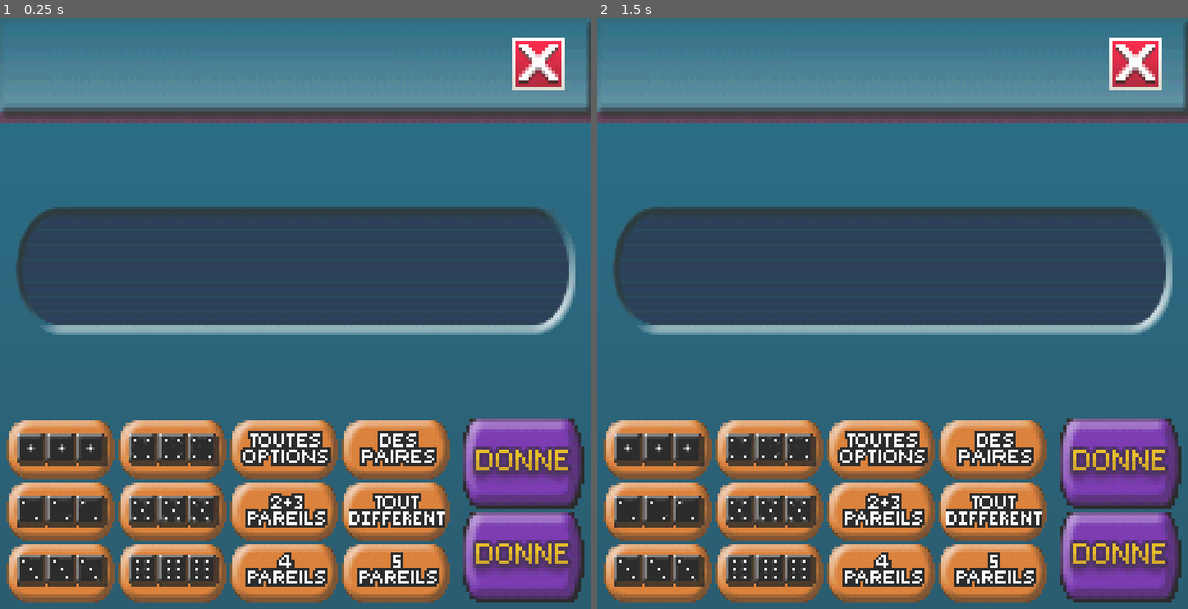
Above: before the commit, frames 1-2 (left to right).
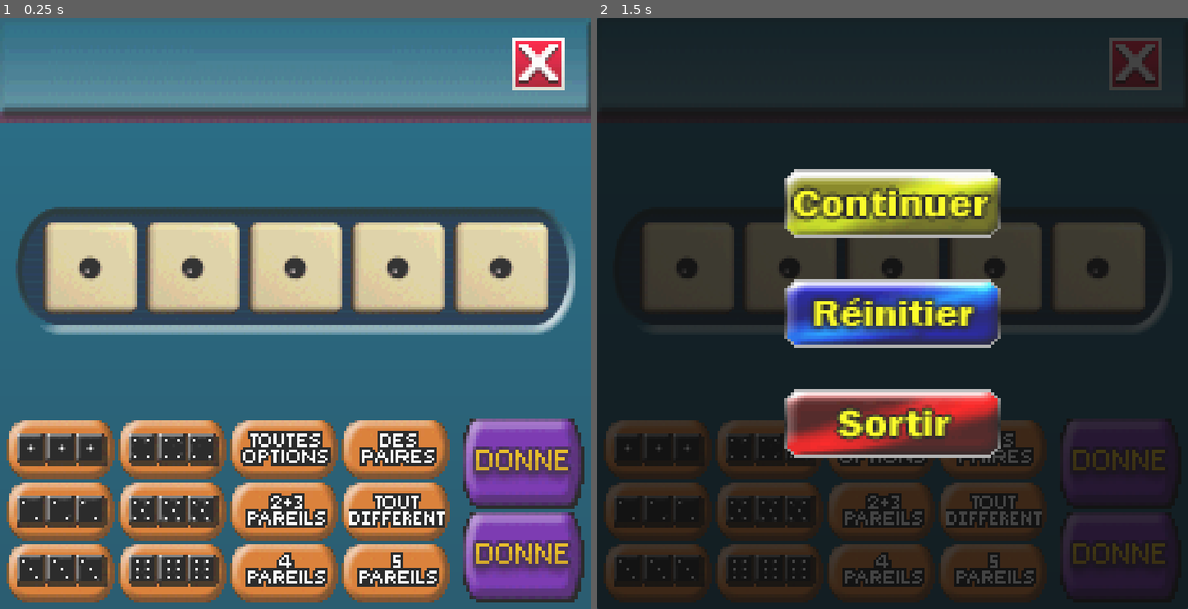
Above: after the commit, the same moments.

Repository: djalexkidd/yams
Game: Godot game, scene res://scenes/game.tscn
Same seed, same stepped clock (60 frames per second), same inputs: the game is played once before the commit and once after it.
Inputs (mouse positions are in pixels of both pictures, inside the frame that each line leads up to):
- Up to frame 1 (0.25 s): no input
- Up to frame 2 (1.5 s): click (1122, 461) at 0.52 s; click (1134, 65) at 1.27 s

The runs differ from the first frame. In frame 1, 12% of the frame differs, in the area x 7-93%, y 34-51%; in frame 2, 100%, in the area x 0-100%, y 0-100%.

Commit message:
Pause menu

Diff:
--- /dev/null
+++ b/scenes/dice.tscn
@@ -0,0 +1,24 @@
+[gd_scene load_steps=6 format=3 uid="uid://dugvx6vlrxnb0"]
+
+[ext_resource type="Texture2D" uid="uid://yrxoe3qparpt" path="res://assets/dice/1.png" id="1_4cdc1"]
+[ext_resource type="Texture2D" uid="uid://b7oqogprpfsw0" path="res://assets/dice/selected.png" id="2_g27km"]
+[ext_resource type="Script" path="res://scripts/dice.gd" id="3_r5e82"]
+[ext_resource type="AudioStream" uid="uid://5hybidok4vy8" path="res://assets/sounds/unhold.ogg" id="4_72ci8"]
+[ext_resource type="AudioStream" uid="uid://cqtssgedenequ" path="res://assets/sounds/hold.ogg" id="5_l4dyo"]
+
+[node name="Dice" type="TextureButton"]
+offset_right = 54.0
+offset_bottom = 54.0
+toggle_mode = true
+texture_normal = ExtResource("1_4cdc1")
+texture_pressed = ExtResource("2_g27km")
+stretch_mode = 0
+script = ExtResource("3_r5e82")
+
+[node name="Select" type="AudioStreamPlayer" parent="."]
+stream = ExtResource("4_72ci8")
+
+[node name="Deselect" type="AudioStreamPlayer" parent="."]
+stream = ExtResource("5_l4dyo")
+
+[connection signal="toggled" from="." to="." method="_on_toggled"]
--- a/scenes/game.tscn
+++ b/scenes/game.tscn
@@ -1,5 +1,6 @@
-[gd_scene load_steps=19 format=3 uid="uid://b3cli8g7jlye6"]
-
+[gd_scene load_steps=26 format=3 uid="uid://b3cli8g7jlye6"]
+
+[ext_resource type="Script" path="res://scripts/game.gd" id="1_3svv7"]
 [ext_resource type="Texture2D" uid="uid://yt3h73wjw0e0" path="res://assets/buttons/1.png" id="1_ehn74"]
 [ext_resource type="Texture2D" uid="uid://ddtspvc6tme47" path="res://assets/buttons/donne.png" id="1_o8lvj"]
 [ext_resource type="Texture2D" uid="uid://cqikhi4ej1e72" path="res://assets/buttons/2.png" id="2_80lwa"]
@@ -16,6 +17,12 @@
 [ext_resource type="Texture2D" uid="uid://cxrgab8lfefnf" path="res://assets/buttons/pause.png" id="13_20xcb"]
 [ext_resource type="Texture2D" uid="uid://2my6jy8ag0sw" path="res://assets/backgrounds/taskbar.png" id="14_qoxul"]
 [ext_resource type="Texture2D" uid="uid://cvlh24fsuving" path="res://assets/backgrounds/dicebackground.png" id="16_uvxnk"]
+[ext_resource type="PackedScene" uid="uid://dugvx6vlrxnb0" path="res://scenes/dice.tscn" id="18_33sc2"]
+[ext_resource type="Texture2D" uid="uid://bub043kyrcvw1" path="res://assets/buttons/continue.png" id="19_j5gng"]
+[ext_resource type="Texture2D" uid="uid://dxysnf02s8kni" path="res://assets/buttons/restart.png" id="20_lusi5"]
+[ext_resource type="Texture2D" uid="uid://dpq5acm025uto" path="res://assets/buttons/exit.png" id="21_coixj"]
+[ext_resource type="AudioStream" uid="uid://cmlpmq5u3sesb" path="res://assets/sounds/pause.ogg" id="22_m82gr"]
+[ext_resource type="AudioStream" uid="uid://ckfduqdodj0nv" path="res://assets/sounds/unpause.ogg" id="23_5euy7"]
 
 [sub_resource type="Gradient" id="Gradient_qfab2"]
 colors = PackedColorArray(0.172549, 0.364706, 0.443137, 1, 0.172549, 0.443137, 0.541176, 1)
@@ -35,6 +42,7 @@
 anchor_bottom = 1.0
 grow_horizontal = 2
 grow_vertical = 2
+script = ExtResource("1_3svv7")
 
 [node name="Background" type="TextureRect" parent="."]
 layout_mode = 1
@@ -175,7 +183,7 @@
 grow_horizontal = 2
 texture = ExtResource("14_qoxul")
 
-[node name="TextureButton" type="TextureButton" parent="TaskBar"]
+[node name="PauseButton" type="TextureButton" parent="TaskBar"]
 layout_mode = 1
 anchors_preset = 1
 anchor_left = 1.0
@@ -188,7 +196,7 @@
 texture_normal = ExtResource("13_20xcb")
 stretch_mode = 0
 
-[node name="TextureRect" type="TextureRect" parent="."]
+[node name="Dices" type="TextureRect" parent="."]
 layout_mode = 1
 anchors_preset = 8
 anchor_left = 0.5
@@ -202,3 +210,98 @@
 grow_horizontal = 2
 grow_vertical = 2
 texture = ExtResource("16_uvxnk")
+
+[node name="HBoxContainer" type="HBoxContainer" parent="Dices"]
+layout_mode = 1
+anchors_preset = 8
+anchor_left = 0.5
+anchor_top = 0.5
+anchor_right = 0.5
+anchor_bottom = 0.5
+offset_left = -308.0
+offset_top = -56.0
+offset_right = 308.0
+offset_bottom = 56.0
+grow_horizontal = 2
+grow_vertical = 2
+theme_override_constants/separation = 10
+
+[node name="Dice1" parent="Dices/HBoxContainer" instance=ExtResource("18_33sc2")]
+layout_mode = 2
+size_flags_horizontal = 3
+
+[node name="Dice2" parent="Dices/HBoxContainer" instance=ExtResource("18_33sc2")]
+layout_mode = 2
+size_flags_horizontal = 3
+
+[node name="Dice3" parent="Dices/HBoxContainer" instance=ExtResource("18_33sc2")]
+layout_mode = 2
+size_flags_horizontal = 3
+
+[node name="Dice4" parent="Dices/HBoxContainer" instance=ExtResource("18_33sc2")]
+layout_mode = 2
+size_flags_horizontal = 3
+
+[node name="Dice5" parent="Dices/HBoxContainer" instance=ExtResource("18_33sc2")]
+layout_mode = 2
+size_flags_horizontal = 3
+
+[node name="PausePanel" type="Panel" parent="."]
+visible = false
+layout_mode = 1
+anchors_preset = 15
+anchor_right = 1.0
+anchor_bottom = 1.0
+grow_horizontal = 2
+grow_vertical = 2
+
+[node name="Pause" type="ColorRect" parent="PausePanel"]
+layout_mode = 1
+anchors_preset = 15
+anchor_right = 1.0
+anchor_bottom = 1.0
+color = Color(0, 0, 0, 0.419608)
+
+[node name="VBoxContainer" type="VBoxContainer" parent="PausePanel/Pause"]
+layout_mode = 1
+anchors_preset = 8
+anchor_left = 0.5
+anchor_top = 0.5
+anchor_right = 0.5
+anchor_bottom = 0.5
+offset_left = -132.0
+offset_top = -176.0
+offset_right = 132.0
+offset_bottom = 176.0
+grow_horizontal = 2
+grow_vertical = 2
+theme_override_constants/separation = 50
+
+[node name="ContinueButton" type="TextureButton" parent="PausePanel/Pause/VBoxContainer"]
+layout_mode = 2
+size_flags_vertical = 3
+texture_normal = ExtResource("19_j5gng")
+stretch_mode = 0
+
+[node name="RestartButton" type="TextureButton" parent="PausePanel/Pause/VBoxContainer"]
+layout_mode = 2
+size_flags_vertical = 3
+texture_normal = ExtResource("20_lusi5")
+stretch_mode = 0
+
+[node name="ExitButton" type="TextureButton" parent="PausePanel/Pause/VBoxContainer"]
+layout_mode = 2
+size_flags_vertical = 3
+texture_normal = ExtResource("21_coixj")
+stretch_mode = 0
+
+[node name="PauseSound" type="AudioStreamPlayer" parent="PausePanel"]
+stream = ExtResource("22_m82gr")
+
+[node name="UnpauseSound" type="AudioStreamPlayer" parent="PausePanel"]
+stream = ExtResource("23_5euy7")
+
+[connection signal="pressed" from="TaskBar/PauseButton" to="." method="_on_pause_button_pressed"]
+[connection signal="pressed" from="PausePanel/Pause/VBoxContainer/ContinueButton" to="." method="_on_continue_button_pressed"]
+[connection signal="pressed" from="PausePanel/Pause/VBoxContainer/RestartButton" to="." method="_on_restart_button_pressed"]
+[connection signal="pressed" from="PausePanel/Pause/VBoxContainer/ExitButton" to="." method="_on_exit_button_pressed"]
--- /dev/null
+++ b/scripts/dice.gd
@@ -0,0 +1,7 @@
+extends TextureButton
+
+func _on_toggled(button_pressed):
+	if button_pressed:
+		$Select.play()
+	else:
+		$Deselect.play()
--- /dev/null
+++ b/scripts/game.gd
@@ -0,0 +1,27 @@
+extends Control
+
+var dice = [0, 0, 0, 0, 0]
+
+# Called when the node enters the scene tree for the first time.
+func _ready():
+	reroll()
+
+func reroll():
+	randomize()
+	for i in 5:
+		dice[i] = randi()%6+1
+		print(dice[i])
+
+func _on_pause_button_pressed():
+	$PausePanel.show()
+	$PausePanel/PauseSound.play()
+
+func _on_continue_button_pressed():
+	$PausePanel.hide()
+	$PausePanel/UnpauseSound.play()
+
+func _on_restart_button_pressed():
+	get_tree().reload_current_scene()
+
+func _on_exit_button_pressed():
+	get_tree().quit()
Binary file added: assets/buttons/continue.png
Binary file added: assets/buttons/exit.png
Binary file added: assets/buttons/restart.png
Binary file added: assets/dice/selected.png
